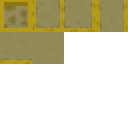
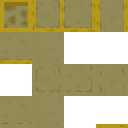
Two versions of the same layered image (128×128). Layer-by-layer changes:
added layer "lvl_lobby_wall_1" above "lvl_lobby_ground_split" over (96, 124, 128, 128)
added layer "lvl_lobby_ground_split" above "lvl_lobby_ground_hall" over (0, 96, 32, 128)
added layer "lvl_lobby_ground_hall" above "lvl_lobby_ground_corner" over (96, 64, 128, 96)
added layer "lvl_lobby_ground_corner" above "lvl_lobby_ground_end" over (64, 64, 96, 96)
added layer "lvl_lobby_ground_end" above "lvl_lobby_ground_open" over (32, 64, 64, 96)
added layer "lvl_lobby_ground_open" above "Open" over (32, 96, 64, 128)
